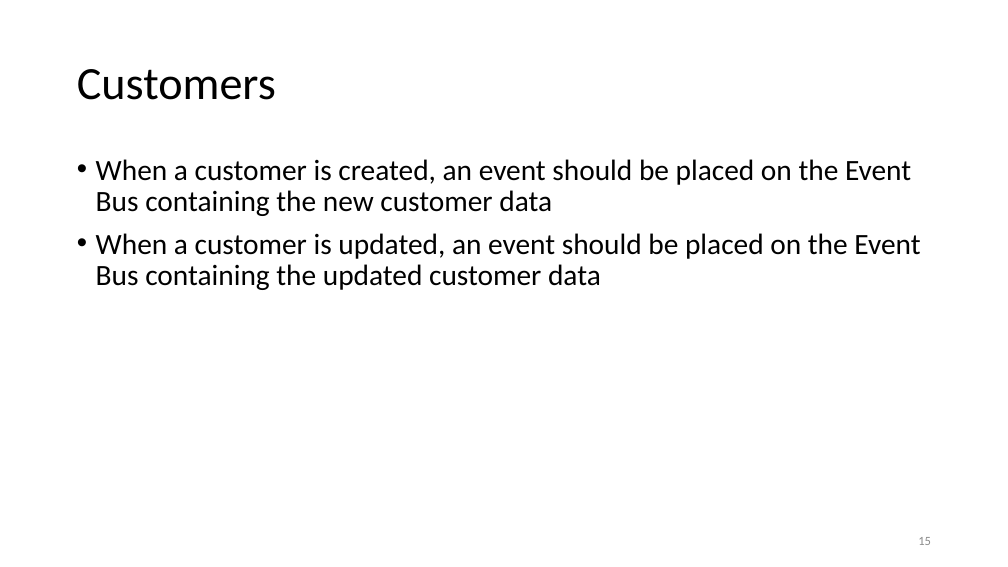
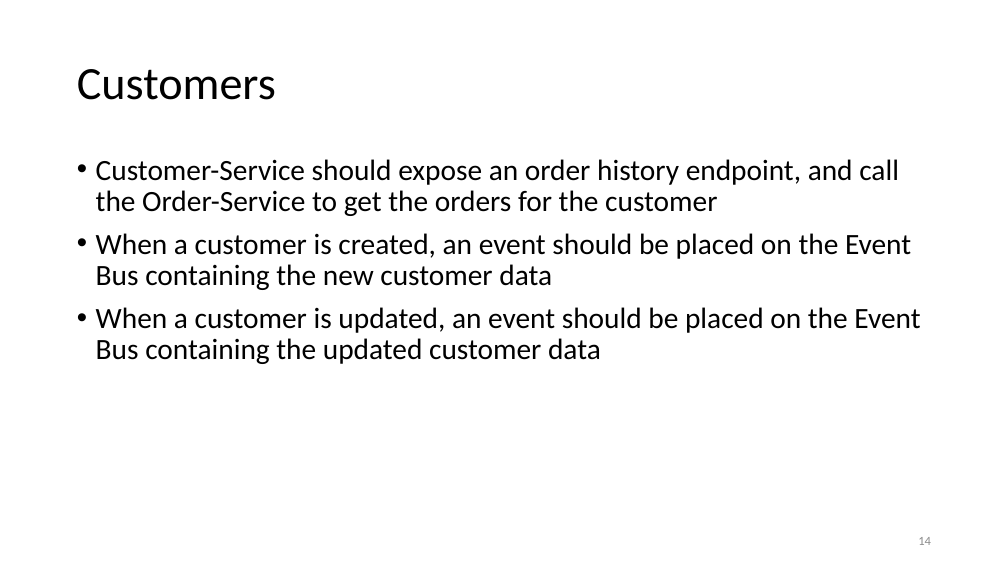
Before and after one commit to jpenniman/java-ms-training, a slide deck: slide 14 of slide-decks/microservices-RI.pptx (slide 15 before the commit). Drawn at 1008x567 pixels with LibreOffice and Linux fonts; fonts in the diff are those of the drawing; background and template pictures are left out. Boxes give left, top, right and bottom in pixels: in the first picture for what was removed or moved away, otherwise in the second. Text is boxed around its words. In the diff, an @@ line names an element or a change of style, - is before the commit and + after.

```diff
--- a/slide-decks/microservices-RI.pptx
+++ b/slide-decks/microservices-RI.pptx
@@ text at (96,159,899,216): paragraph added @@
+• Customer-Service should expose an order history endpoint, and call the Order-Service to get the orders for the customer
@@ page number at (918,537,931,545): text changed @@
-15
+14
```
Also in this commit, not shown: 6 other slides changed, 1 slide added, 1 slide removed.
